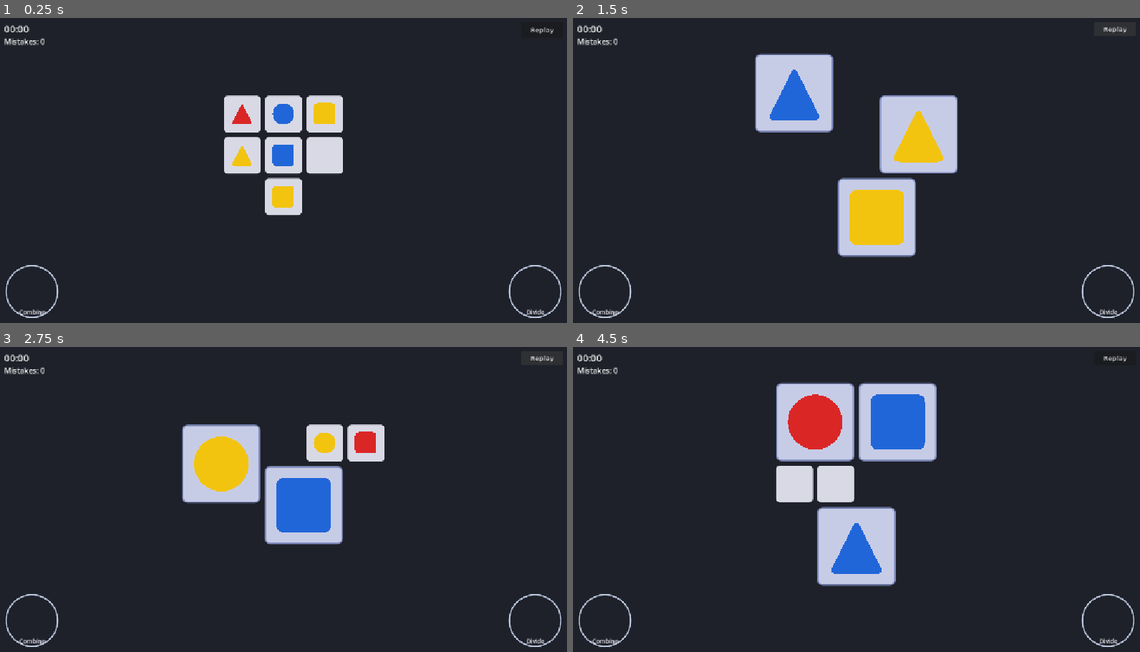
Above: before the commit, frames 1-4 (two rows, left to right).
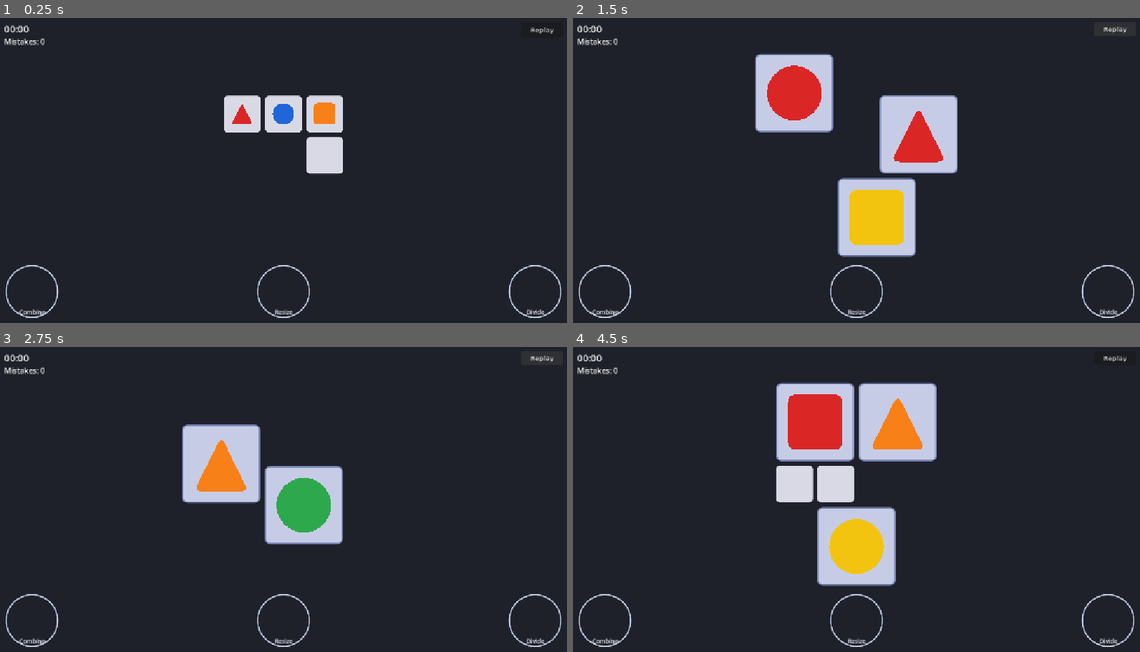
Above: after the commit, the same moments.

Repository: MandalayFleab/ProjectDots
Game: Godot game, scene res://scenes/game/game.tscn
Two runs of this game, one before a commit and one after it. Both use one fixed random seed, a clock stepped at 60 frames per second and the inputs below.
Inputs (mouse positions are in pixels of both pictures, inside the frame that each line leads up to):
- Up to frame 1 (0.25 s): no input
- Up to frame 2 (1.5 s): click "Replay" at 0.5 s; click "Replay" at 1.25 s
- Up to frame 3 (2.75 s): click "Replay" at 2 s
- Up to frame 4 (4.5 s): tap Enter at 2.75, 4.25 s; drag from (794, 462) to (913, 435) at 2.77 s; tap Space at 3.5 s; drag from (771, 401) to (828, 569) at 3.52 s; move the mouse to (794, 441) at 4.27 s; click (794, 441) at 4.42 s

The runs differ from the first frame. In frame 1, 2.8% of the frame differs, in the area x 39-60%, y 27-99%; in frame 2, 2.5%; in frame 3, 4.9%, in the area x 34-68%, y 25-99%; in frame 4, 3.7%.

Commit message:
Primera versión de la mecánica de colores y resizer

Diff:
--- a/scenes/board_cell/board_cell.gd
+++ b/scenes/board_cell/board_cell.gd
@@ -149,7 +149,7 @@
 		draw_rect(rect, Color(color.r, color.g, color.b, alpha), false, 1.6)
 	draw_rect(Rect2(Vector2.ZERO, size), Color(color.r, color.g, color.b, 0.9), false, 2.0)
 
-func _has_tried(shape_type: Shapes.Type, color: Shapes.PrimaryColor, is_big: bool) -> bool:
+func _has_tried(shape_type: Shapes.Type, color: Shapes.PieceColor, is_big: bool) -> bool:
 	for entry in _tried_specs:
 		if entry["shape_type"] == shape_type and entry["color"] == color and entry["is_big"] == is_big:
 			return true
--- a/scenes/combiner/combiner.gd
+++ b/scenes/combiner/combiner.gd
@@ -39,8 +39,10 @@
 		held_piece.size *= scale_factor
 		held_piece.position = (size - held_piece.size) * 0.5
 
+# Only single primary units go in -- a mixed colour is already two units, so
+# combining it further would have no valid result.
 func can_accept(piece: ShapePiece) -> bool:
-	return not piece.is_big
+	return not piece.is_big and Shapes.is_primary(piece.color)
 
 func _draw() -> void:
 	# Fully proportional to size (no fixed pixel values) -- resizing this node
@@ -135,19 +137,15 @@
 	held_piece = piece
 	piece.mouse_filter = Control.MOUSE_FILTER_PASS
 
-# The color half of this condition is temporary -- once color-mixing exists,
-# differently-colored matching shapes should be combinable too.
+# Any two primary units of the same shape: the same colour makes a big piece
+# of that colour, different colours make a big piece of their mix.
 func _combinable(a: ShapePiece, b: ShapePiece) -> bool:
-	return not a.is_big and not b.is_big and a.shape_type == b.shape_type and a.color == b.color
+	return can_accept(a) and can_accept(b) and a.shape_type == b.shape_type
 
+# Always big -- shrinking a mixed colour is the Resizer's job.
 func _combine(a: ShapePiece, b: ShapePiece) -> ShapePiece:
 	var combined: ShapePiece = ShapePieceScene.instantiate()
-	combined.shape_type = a.shape_type
-	combined.color = a.color
-	combined.is_big = true
-	combined.original_a = PieceSpec.new(a.shape_type, a.color)
-	combined.original_b = PieceSpec.new(b.shape_type, b.color)
-	combined.size = a.size * 2.0
+	combined.setup_pair(PieceSpec.new(a.shape_type, a.color), PieceSpec.new(b.shape_type, b.color), true, a.size)
 	return combined
 
 func _gui_input(event: InputEvent) -> void:
--- a/scenes/divisor/divisor.gd
+++ b/scenes/divisor/divisor.gd
@@ -59,9 +59,7 @@
 
 func _make_piece(spec: PieceSpec) -> ShapePiece:
 	var p: ShapePiece = ShapePieceScene.instantiate()
-	p.shape_type = spec.shape_type
-	p.color = spec.color
-	p.size = piece_size
+	p.setup_single(spec, piece_size)
 	return p
 
 func _gui_input(event: InputEvent) -> void:
--- a/scenes/game/game.tscn
+++ b/scenes/game/game.tscn
@@ -6,6 +6,7 @@
 [ext_resource type="PackedScene" path="res://scenes/combiner/combiner.tscn" id="4"]
 [ext_resource type="PackedScene" path="res://scenes/divisor/divisor.tscn" id="5"]
 [ext_resource type="PackedScene" path="res://scenes/debug_layout_panel/debug_layout_panel.tscn" id="6"]
+[ext_resource type="PackedScene" path="res://scenes/resizer/resizer.tscn" id="7"]
 
 [node name="Game" type="Control" unique_id=273081106]
 layout_mode = 3
@@ -50,6 +51,11 @@
 offset_top = -180.0
 offset_right = -20.0
 offset_bottom = -20.0
+
+[node name="Resizer" parent="." unique_id=1177714731 instance=ExtResource("7")]
+layout_mode = 0
+offset_right = 160.0
+offset_bottom = 160.0
 
 [node name="ChronometerLabel" type="Label" parent="." unique_id=2105822660]
 layout_mode = 0
--- a/scenes/game/game_manager.gd
+++ b/scenes/game/game_manager.gd
@@ -4,7 +4,7 @@
 
 enum State { SHOWING, PLAYING, WON }
 
-# UI chrome (Combiner, Divisor, Replay button, the info labels) is scaled
+# UI chrome (Combiner, Divisor, Resizer, Replay button, the info labels) is scaled
 # from the SCREEN's own size, not from board.cell_size -- cell_size varies
 # round to round purely from the random row/column count LevelGenerator
 # picks (fewer cells means bigger individual cells for the same budget),
@@ -29,6 +29,7 @@
 @onready var tray: Tray = $Tray
 @onready var combiner: Combiner = $Combiner
 @onready var divisor: Divisor = $Divisor
+@onready var resizer: Resizer = $Resizer
 @onready var reveal_timer: Timer = $RevealTimer
 @onready var chronometer_label: Label = $ChronometerLabel
 @onready var result_label: Label = $ResultLabel
@@ -116,6 +117,7 @@
 		Rect2(board.position, board.size),
 		Rect2(combiner.position, combiner.size),
 		Rect2(divisor.position, divisor.size),
+		Rect2(resizer.position, resizer.size),
 	]
 
 func _new_game() -> void:
@@ -148,12 +150,14 @@
 	board.position = safe_rect.position + (safe_rect.size - board.size) * 0.5
 	combiner.tray = tray
 	divisor.tray = tray
+	resizer.tray = tray
 	divisor.piece_size = board.cell_size * 0.8
 	_apply_ui_scale()
 	tray.exclusion_rects = [
 		Rect2(board.position, board.size),
 		Rect2(combiner.position, combiner.size),
 		Rect2(divisor.position, divisor.size),
+		Rect2(resizer.position, resizer.size),
 	]
 	_start_round()
 	_ready_for_resize = true
@@ -196,6 +200,9 @@
 	combiner.position = Vector2(margin, bottom_row_y)
 	divisor.size = Vector2(combiner_divisor_side, combiner_divisor_side)
 	divisor.position = Vector2(size.x - margin - combiner_divisor_side, bottom_row_y)
+	# Resizer sits centred between them, on the same bottom row.
+	resizer.size = Vector2(combiner_divisor_side, combiner_divisor_side)
+	resizer.position = Vector2((size.x - combiner_divisor_side) * 0.5, bottom_row_y)
 
 	var button_size: Vector2 = m["button_size"]
 	replay_button.size = button_size
@@ -323,20 +330,16 @@
 	tray.size = size
 	tray.launch_from(pieces, board, Tray.ALL_SIDES)
 
-# One group from PieceDecomposer.random_disposition(): a single spec makes a
-# normal piece, a pair makes a big one -- built exactly like the Combiner's
-# output (same originals, double size), so the Divisor can split it back.
-func _make_scramble_piece(group: Array, piece_size: Vector2) -> ShapePiece:
-	var spec: PieceSpec = group[0]
+# One group from PieceDecomposer.random_disposition(): a single unit makes a
+# normal primary piece, a pair goes through the same setup_pair() the
+# Combiner uses, so the Divisor/Resizer treat it exactly like one of theirs.
+func _make_scramble_piece(group: Dictionary, piece_size: Vector2) -> ShapePiece:
+	var units: Array = group["units"]
 	var piece := ShapePieceScene.instantiate() as ShapePiece
-	piece.shape_type = spec.shape_type
-	piece.color = spec.color
-	piece.size = piece_size
-	if group.size() == 2:
-		piece.is_big = true
-		piece.original_a = PieceSpec.new(spec.shape_type, spec.color)
-		piece.original_b = PieceSpec.new(spec.shape_type, spec.color)
-		piece.size = piece_size * 2.0
+	if units.size() == 2:
+		piece.setup_pair(units[0], units[1], group["big"], piece_size)
+	else:
+		piece.setup_single(units[0], piece_size)
 	return piece
 
 func _on_piece_changed() -> void:
--- a/scenes/level_generator.gd
+++ b/scenes/level_generator.gd
@@ -3,7 +3,7 @@
 
 const MAX_ROWS := 5
 const MAX_COLUMNS := 5
-const MAX_SHAPES := 6
+const MAX_SHAPES := 4
 const MAX_SLACK := 4
 const MAX_FILLED_BIG_CELLS := 4
 
@@ -56,25 +56,30 @@
 
 	var normal_empty_budget: int = MAX_SLACK if empty_big_cell_count == 0 else 0
 	var active_empty_count: int = randi_range(0, mini(normal_empty_budget, free_indices.size()))
-	var shape_budget: int = MAX_SHAPES - filled_big_cell_count * 2
-	var shape_count: int = maxi(mini(shape_budget, free_indices.size() - active_empty_count), 0)
+	# Counted in primary units, not cells: a big piece or a normal mixed-colour
+	# piece costs 2 (see PieceDecomposer.to_units), a normal primary costs 1.
+	var unit_budget: int = MAX_SHAPES - filled_big_cell_count * 2
 
 	var cursor := 0
 	for i in active_empty_count:
 		level.cells[free_indices[cursor]] = {"kind": LevelData.CellKind.NORMAL, "spec": null}
 		cursor += 1
-	for i in shape_count:
-		level.cells[free_indices[cursor]] = {"kind": LevelData.CellKind.NORMAL, "spec": _random_spec()}
+	while unit_budget > 0 and cursor < free_indices.size():
+		var spec := _random_spec(unit_budget >= 2)
+		level.cells[free_indices[cursor]] = {"kind": LevelData.CellKind.NORMAL, "spec": spec}
+		unit_budget -= PieceDecomposer.to_units(spec, false).size()
 		cursor += 1
 
+	# What gets scrambled: every required piece broken down into its primary
+	# units, which PieceDecomposer.random_disposition() then regroups.
 	level.shapes_to_place = []
 	for cell in level.cells:
 		if cell["spec"] == null:
 			continue
 		if cell["kind"] == LevelData.CellKind.BIG_ANCHOR:
-			level.shapes_to_place.append_array(PieceDecomposer.decompose_big(cell["spec"]))
+			level.shapes_to_place.append_array(PieceDecomposer.to_units(cell["spec"], true))
 		elif cell["kind"] == LevelData.CellKind.NORMAL:
-			level.shapes_to_place.append(cell["spec"])
+			level.shapes_to_place.append_array(PieceDecomposer.to_units(cell["spec"], false))
 
 	return level
 
@@ -87,5 +92,10 @@
 			return true
 	return false
 
-static func _random_spec() -> PieceSpec:
-	return PieceSpec.new(Shapes.Type.values().pick_random(), Shapes.PrimaryColor.values().pick_random())
+# allow_mixed = false limits it to primaries -- for a normal cell when only
+# one unit of budget is left, since a mixed colour always costs two.
+static func _random_spec(allow_mixed: bool = true) -> PieceSpec:
+	var colors: Array = Shapes.PieceColor.values()
+	if not allow_mixed:
+		colors = colors.filter(func(c): return Shapes.is_primary(c))
+	return PieceSpec.new(Shapes.Type.values().pick_random(), colors.pick_random())
--- a/scenes/piece_decomposer.gd
+++ b/scenes/piece_decomposer.gd
@@ -1,39 +1,57 @@
 class_name PieceDecomposer
 extends RefCounted
 
-# Chance that any given pair of identical normal pieces is handed out
-# pre-combined as one big piece when the round is scrambled.
+# Chance that any given unit is paired with the next one of the same shape
+# when the round is scrambled, instead of being handed out on its own.
 const PAIR_COMBINE_CHANCE := 0.5
+# Chance that a mixed-colour pair comes out big rather than normal size.
+const MIXED_BIG_CHANCE := 0.5
 
-static func decompose_big(spec: PieceSpec) -> Array[PieceSpec]:
-	return [PieceSpec.new(spec.shape_type, spec.color), PieceSpec.new(spec.shape_type, spec.color)]
+# Breaks a required piece down into the primary units it's made of: one for
+# a normal primary, two of that colour for a big primary, and one of each
+# component for a mixed colour (big or normal -- the Resizer only changes
+# its size, never its units).
+static func to_units(spec: PieceSpec, big: bool) -> Array[PieceSpec]:
+	var units: Array[PieceSpec] = []
+	if Shapes.is_primary(spec.color):
+		for i in (2 if big else 1):
+			units.append(PieceSpec.new(spec.shape_type, spec.color))
+	else:
+		for component in Shapes.components(spec.color):
+			units.append(PieceSpec.new(spec.shape_type, component))
+	return units
 
-# Randomly regroups a level's (all-normal) pieces for the scramble: every
-# pair of identical pieces may be handed out as one big piece instead. This
-# never adds or removes a piece and always stays solvable -- the Divisor
-# splits a big piece back into exactly that pair, and the Combiner rebuilds
-# it from them -- so the player just starts from a different disposition.
+# Randomly regroups a level's primary units for the scramble: any two units
+# of the same shape may be handed out as one piece instead -- a big primary
+# if they share a colour, otherwise their mixed colour at a random size.
+# This never adds or removes a unit, and every grouping stays solvable: the
+# Combiner, Divisor and Resizer between them can turn any grouping of the
+# same units into any other.
 #
-# Returns one entry per piece to create: an Array[PieceSpec] holding either
-# a single spec (a normal piece) or the two specs a big piece is made of.
-static func random_disposition(specs: Array[PieceSpec]) -> Array:
-	var by_type := {}
-	for spec in specs:
-		var key := Vector2i(spec.shape_type, spec.color)
-		if not by_type.has(key):
-			by_type[key] = []
-		by_type[key].append(spec)
+# Returns one entry per piece to create: {"units": Array[PieceSpec]} holding
+# one unit (a normal primary) or two, plus "big" for the piece's size.
+static func random_disposition(units: Array[PieceSpec]) -> Array:
+	var by_shape := {}
+	for unit in units:
+		if not by_shape.has(unit.shape_type):
+			by_shape[unit.shape_type] = []
+		by_shape[unit.shape_type].append(unit)
 
 	var groups: Array = []
-	for same_type in by_type.values():
+	for same_shape in by_shape.values():
+		# Shuffled first, so which colours end up paired is random too.
+		same_shape.shuffle()
 		var i := 0
-		while i < same_type.size():
-			var has_pair: bool = i + 1 < same_type.size()
+		while i < same_shape.size():
+			var has_pair: bool = i + 1 < same_shape.size()
 			if has_pair and randf() < PAIR_COMBINE_CHANCE:
-				groups.append([same_type[i], same_type[i + 1]])
+				var a: PieceSpec = same_shape[i]
+				var b: PieceSpec = same_shape[i + 1]
+				var big: bool = a.color == b.color or randf() < MIXED_BIG_CHANCE
+				groups.append({"units": [a, b], "big": big})
 				i += 2
 			else:
-				groups.append([same_type[i]])
+				groups.append({"units": [same_shape[i]], "big": false})
 				i += 1
 	groups.shuffle()
 	return groups
--- a/scenes/piece_spec.gd
+++ b/scenes/piece_spec.gd
@@ -2,8 +2,8 @@
 extends RefCounted
 
 var shape_type: Shapes.Type
-var color: Shapes.PrimaryColor
+var color: Shapes.PieceColor
 
-func _init(p_shape_type: Shapes.Type, p_color: Shapes.PrimaryColor) -> void:
+func _init(p_shape_type: Shapes.Type, p_color: Shapes.PieceColor) -> void:
 	shape_type = p_shape_type
 	color = p_color
--- /dev/null
+++ b/scenes/resizer/resizer.gd
@@ -0,0 +1,66 @@
+extends Panel
+class_name Resizer
+
+const LABEL := "Resize"
+
+var tray: Tray = null
+
+var _press_position: Vector2 = Vector2.ZERO
+var _press_active: bool = false
+
+func detach(_piece: ShapePiece) -> void:
+	pass  # Resizer never holds a piece -- it switches its size and expels it instantly.
+
+# Mixed colours only, at either size. A primary's size IS its unit count (a
+# big red is two red units), so resizing one would create or destroy a unit
+# and leave the puzzle with leftover or missing pieces; a mixed colour is
+# always exactly two units whatever its size.
+func can_accept(piece: ShapePiece) -> bool:
+	return not Shapes.is_primary(piece.color)
+
+func _draw() -> void:
+	# Fully proportional to size (no fixed pixel values) -- resizing this node
+	# is all that's needed to scale the whole thing correctly.
+	var dim: float = min(size.x, size.y)
+	var border_width: float = dim * 0.025
+	var inset: float = dim * 0.0375
+	var radius: float = dim * 0.5 - inset
+	draw_circle(size * 0.5, radius, Color(0.8, 0.85, 0.95, 0.9), false, border_width, true)
+	var font := ThemeDB.fallback_font
+	var font_size := int(dim * 0.1125)
+	var text_size := font.get_string_size(LABEL, HORIZONTAL_ALIGNMENT_CENTER, -1, font_size)
+	var label_margin: float = dim * 0.0875
+	draw_string(font, Vector2(size.x * 0.5 - text_size.x * 0.5, size.y - label_margin), LABEL, HORIZONTAL_ALIGNMENT_CENTER, -1, font_size, Color(0.9, 0.9, 0.95))
+
+func _can_drop_data(_at_position: Vector2, data: Variant) -> bool:
+	return data is ShapePiece and can_accept(data as ShapePiece)
+
+func _drop_data(_at_position: Vector2, data: Variant) -> void:
+	place_piece(data as ShapePiece)
+
+func place_piece(piece: ShapePiece, animate: bool = false) -> void:
+	var start_global: Vector2 = piece.global_position
+	BoardCell.release_from_current_parent(piece)
+	add_child(piece)
+	piece.visible = true
+	var target := (size - piece.size) * 0.5
+	if animate:
+		piece.global_position = start_global
+		piece.animate_to(target, Selection.MOVE_DURATION, func(): _resize(piece))
+	else:
+		piece.position = target
+		_resize(piece)
+
+func _resize(piece: ShapePiece) -> void:
+	piece.toggle_size()
+	tray.launch_from([piece], self, [Tray.Side.TOP])
+
+func _gui_input(event: InputEvent) -> void:
+	if event is InputEventMouseButton and event.button_index == MOUSE_BUTTON_LEFT:
+		if event.pressed:
+			_press_position = event.position
+			_press_active = true
+		elif _press_active:
+			_press_active = false
+			if event.position.distance_to(_press_position) < 6.0:
+				Selection.try_place_in(self)
--- /dev/null
+++ b/scenes/resizer/resizer.tscn
@@ -0,0 +1,10 @@
+[gd_scene load_steps=3 format=3]
+
+[ext_resource type="Script" path="res://scenes/resizer/resizer.gd" id="1"]
+
+[sub_resource type="StyleBoxEmpty" id="1"]
+
+[node name="Resizer" type="Panel"]
+size = Vector2(160, 160)
+theme_override_styles/panel = SubResource("1")
+script = ExtResource("1")
--- a/scenes/shape_piece/shape_piece.gd
+++ b/scenes/shape_piece/shape_piece.gd
@@ -15,7 +15,7 @@
 static var drag_preview_scale: float = 2.0
 
 @export var shape_type: Shapes.Type = Shapes.Type.SQUARE
-@export var color: Shapes.PrimaryColor = Shapes.PrimaryColor.RED
+@export var color: Shapes.PieceColor = Shapes.PieceColor.RED
 
 var locked: bool = false
 var selected: bool = false
@@ -24,7 +24,8 @@
 # piece keeps gliding briefly (air-hockey style) instead of stopping dead.
 var slide_velocity: Vector2 = Vector2.ZERO
 
-# Set by Combiner when this piece is the result of combining two others.
+# Set by setup_pair() when this piece is made of two primary units (a big
+# piece, or a mixed colour of either size) -- the units it splits back into.
 var is_big: bool = false
 var original_a: PieceSpec = null
 var original_b: PieceSpec = null
@@ -33,6 +34,34 @@
 var _press_active: bool = false
 var _pre_drag_parent: Node = null
 var _active_tween: Tween = null
+
+# A piece made of a single primary unit -- always normal size.
+func setup_single(spec: PieceSpec, unit_size: Vector2) -> void:
+	shape_type = spec.shape_type
+	color = spec.color
+	is_big = false
+	original_a = null
+	original_b = null
+	size = unit_size
+
+# A piece made of two primary units of the same shape, remembered so the
+# Divisor can split it back. The same primary twice gives a big piece of
+# that colour; two different primaries give their mix, which -- unlike a
+# primary -- may be either size, since its two units are accounted for
+# either way (see Resizer).
+func setup_pair(a: PieceSpec, b: PieceSpec, big: bool, unit_size: Vector2) -> void:
+	shape_type = a.shape_type
+	color = Shapes.mix(a.color, b.color)
+	original_a = PieceSpec.new(a.shape_type, a.color)
+	original_b = PieceSpec.new(b.shape_type, b.color)
+	is_big = big
+	size = unit_size * 2.0 if big else unit_size
+
+# Resizer only: flips a mixed-colour piece between normal and big.
+func toggle_size() -> void:
+	is_big = not is_big
+	size = size * 2.0 if is_big else size * 0.5
+	queue_redraw()
 
 func _draw() -> void:
 	var fill := Shapes.color_for(color)
--- a/scenes/shapes.gd
+++ b/scenes/shapes.gd
@@ -1,7 +1,35 @@
 class_name Shapes
 
 enum Type { SQUARE, TRIANGLE, CIRCLE }
-enum PrimaryColor { RED, YELLOW, BLUE }
+# The first three are primaries; the rest are mixes of exactly two of them
+# (see components()). A mixed-colour piece is always made of one unit of
+# each of its primaries, whatever its size.
+enum PieceColor { RED, YELLOW, BLUE, PURPLE, ORANGE, GREEN }
+
+const MIXES := {
+	PieceColor.PURPLE: [PieceColor.RED, PieceColor.BLUE],
+	PieceColor.ORANGE: [PieceColor.RED, PieceColor.YELLOW],
+	PieceColor.GREEN: [PieceColor.YELLOW, PieceColor.BLUE],
+}
+
+static func is_primary(color: PieceColor) -> bool:
+	return not MIXES.has(color)
+
+# The primaries a colour is made of: itself for a primary, its two mixed
+# primaries otherwise.
+static func components(color: PieceColor) -> Array:
+	return MIXES[color] if MIXES.has(color) else [color]
+
+# Same primary twice stays that primary; two different primaries give their
+# mix (order doesn't matter).
+static func mix(a: PieceColor, b: PieceColor) -> PieceColor:
+	if a == b:
+		return a
+	for mixed in MIXES:
+		if MIXES[mixed].has(a) and MIXES[mixed].has(b):
+			return mixed
+	push_error("Can't mix %s with %s" % [a, b])
+	return a
 
 # Corner rounding as a fraction of the shape's drawn size, so big (combined)
 # pieces get proportionally rounder corners instead of a fixed pixel radius.
@@ -27,12 +55,18 @@
 			result.append(from.lerp(corner, t).lerp(corner.lerp(to, t), t))
 	return result
 
-static func color_for(primary: PrimaryColor) -> Color:
-	match primary:
-		PrimaryColor.RED:
+static func color_for(color: PieceColor) -> Color:
+	match color:
+		PieceColor.RED:
 			return Color(0.86, 0.15, 0.15)
-		PrimaryColor.YELLOW:
+		PieceColor.YELLOW:
 			return Color(0.95, 0.77, 0.06)
-		PrimaryColor.BLUE:
+		PieceColor.BLUE:
 			return Color(0.13, 0.4, 0.85)
+		PieceColor.PURPLE:
+			return Color(0.56, 0.25, 0.78)
+		PieceColor.ORANGE:
+			return Color(0.97, 0.5, 0.1)
+		PieceColor.GREEN:
+			return Color(0.18, 0.66, 0.3)
 	return Color.WHITE
--- a/scenes/tray/tray.gd
+++ b/scenes/tray/tray.gd
@@ -90,9 +90,14 @@
 	var source_rect := _local_rect_of(source)
 	var starts: Array[Vector2] = []
 	for piece in pieces:
-		if not _launch(piece, source_rect, sides, starts):
-			# No room along any of those sides (a squeezed layout) -- fall
-			# back to an instant placement rather than start behind a wall.
+		if _launch(piece, source_rect, sides, starts):
+			continue
+		# No room right next to the requested sides (e.g. the board sits just
+		# above the Resizer, closer than a piece is tall) -- still slide it
+		# out from somewhere, rather than teleporting it.
+		if _launch(piece, source_rect, ALL_SIDES, starts):
+			continue
+		if not _launch_from_nearest_free(piece, source_rect):
 			scatter([piece])
 
 # Launches a piece out of whichever side of `source` is nearest to `origin`
@@ -118,7 +123,8 @@
 			span = Rect2(o.position.x, s.position.y, o.size.x, s.size.y)
 		if _launch(piece, span, [side], []):
 			return
-	scatter([piece])
+	if not _launch_from_nearest_free(piece, o):
+		scatter([piece])
 
 func _launch(piece: ShapePiece, source_rect: Rect2, sides: Array, taken: Array[Vector2]) -> bool:
 	var start := _find_launch_start(piece.size, source_rect, sides, taken)
@@ -129,6 +135,36 @@
 	_take_piece(piece, start_position)
 	taken.append(start_position)
 	var direction := normal.rotated(deg_to_rad(randf_range(-LAUNCH_SPREAD_DEGREES, LAUNCH_SPREAD_DEGREES)))
+	TrayCollision.launch(piece, direction, piece.size.x * randf_range(LAUNCH_DISTANCE_MIN, LAUNCH_DISTANCE_MAX))
+	return true
+
+# Last resort before an instant scatter: starts the piece at the free spot
+# closest to the source and slides it straight away from the source, so it
+# still visibly comes out of it. False only if the tray has no free spot.
+func _launch_from_nearest_free(piece: ShapePiece, source_rect: Rect2) -> bool:
+	var origin := source_rect.get_center()
+	var step: float = maxf(minf(piece.size.x, piece.size.y) * 0.25, 4.0)
+	var max_x: float = size.x - piece.size.x
+	var max_y: float = size.y - piece.size.y
+	var best := Vector2.ZERO
+	var best_distance := INF
+	var y := 0.0
+	while y <= max_y:
+		var x := 0.0
+		while x <= max_x:
+			var candidate := Vector2(x, y)
+			if not _is_excluded(candidate, piece.size):
+				var distance := (candidate + piece.size * 0.5).distance_squared_to(origin)
+				if distance < best_distance:
+					best = candidate
+					best_distance = distance
+			x += step
+		y += step
+	if best_distance == INF:
+		return false
+	_take_piece(piece, best)
+	var away := (best + piece.size * 0.5 - origin).normalized()
+	var direction := away.rotated(deg_to_rad(randf_range(-LAUNCH_SPREAD_DEGREES, LAUNCH_SPREAD_DEGREES)))
 	TrayCollision.launch(piece, direction, piece.size.x * randf_range(LAUNCH_DISTANCE_MIN, LAUNCH_DISTANCE_MAX))
 	return true
 
Not shown, added: scenes/resizer/resizer.gd.uid
